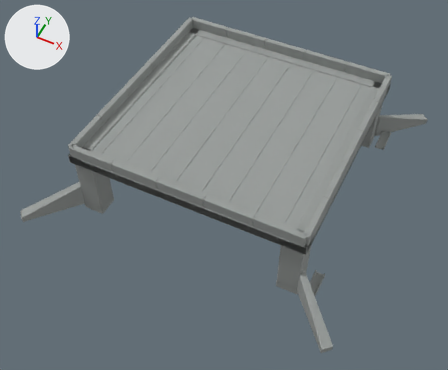
Renders of the Blender file assets/maps/infield/source/InfieldStructures.blend from each side of a commit.
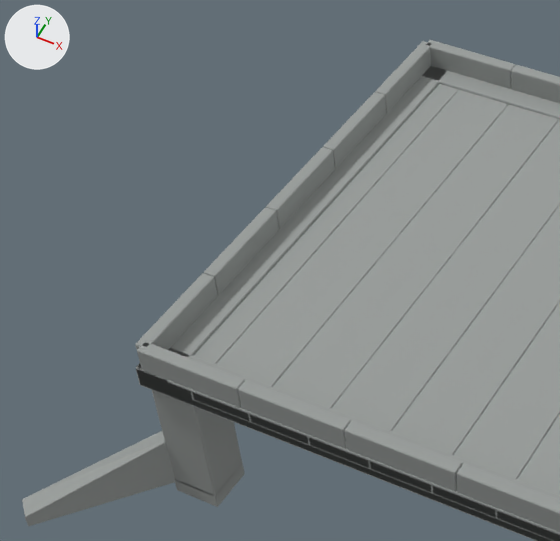
The first picture shows the older version from a 50 mm lens placed at (18.2, -39.4, 45.4), pointed at (0.2, -3.5, 0.5). The close-ups show the older and then the newer version on the part from 2% to 55% of the width and 0% to 62% of the height of that picture. Only the edits that show in the close-ups are written down. Lighting does not change. The marker at upper left points along +X, +Y and +Z. Objects named as collision shapes, trigger or cutter boxes, shadow casters or lower levels of detail are left out.

In view in the first close-up: 'DeckPanel00-col', 'DeckPanel01-col', 'DeckPanel02-col', 'DeckPanel03-col', 'DeckPanel04-col', 'DeckPanel05-col', 'EastWestEdgeBeam1-col', 'EastWestParapet1_2-col', 'EastWestParapet1_3-col', 'NorthSouthEdgeBeam-1-col', 'NorthSouthParapet-1_0-col', 'NorthSouthParapet-1_1-col', 'NorthSouthParapet-1_2-col', 'NorthSouthParapet-1_3-col', 'NorthSouthParapet-1_4-col', 'WestSouthPier-col', 'WestSouthRetainingWing-col' and 9 more.
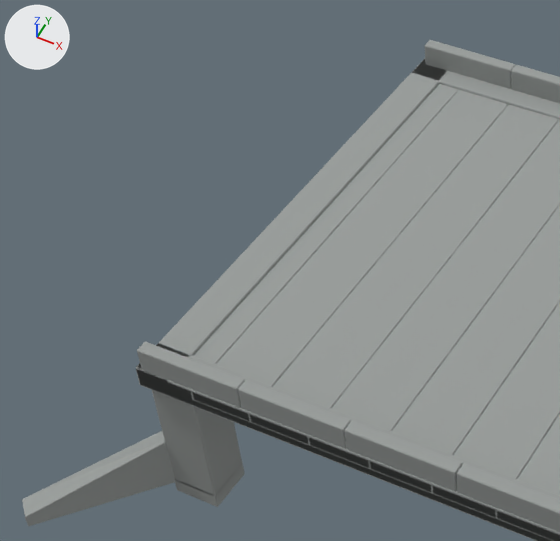
Location of each change, [x1, y1, x2, y2] in pixels of the close-ups (560 x 541 px):
'NorthSouthParapet-1_4-col', deleted: before [135, 273, 218, 350]
'NorthSouthParapet-1_3-col', deleted: before [204, 208, 279, 295]
'NorthSouthParapet-1_2-col', deleted: before [266, 147, 335, 229]
'NorthSouthParapet-1_1-col', deleted: before [323, 92, 386, 169]
'NorthSouthParapet-1_0-col', deleted: before [375, 41, 431, 113]

The change, as a diff of the scene's bpy script:
```diff
--- a/assets/maps/infield/source/InfieldStructures.blend.py
+++ b/assets/maps/infield/source/InfieldStructures.blend.py
@@ ob_northsouthparapet_1_0_col @@
-ob_northsouthparapet_1_0_col = bpy.data.objects.new('NorthSouthParapet-1_0-col', me_northsouthparapet_1_0)
-ob_northsouthparapet_1_0_col.location = (0.0, 0.0, 0.0)
-_m = ob_northsouthparapet_1_0_col.modifiers.new('Cast edge chamfer', 'BEVEL')
-_m.width = 0.06
-_m.width_pct = 0.06
-_m.segments = 2
@@ ob_northsouthparapet_1_1_col @@
-ob_northsouthparapet_1_1_col = bpy.data.objects.new('NorthSouthParapet-1_1-col', me_northsouthparapet_1_1)
-ob_northsouthparapet_1_1_col.location = (0.0, 0.0, 0.0)
-_m = ob_northsouthparapet_1_1_col.modifiers.new('Cast edge chamfer', 'BEVEL')
-_m.width = 0.06
-_m.width_pct = 0.06
-_m.segments = 2
@@ ob_northsouthparapet_1_2_col @@
-ob_northsouthparapet_1_2_col = bpy.data.objects.new('NorthSouthParapet-1_2-col', me_northsouthparapet_1_2)
-ob_northsouthparapet_1_2_col.location = (0.0, 0.0, 0.0)
-_m = ob_northsouthparapet_1_2_col.modifiers.new('Cast edge chamfer', 'BEVEL')
-_m.width = 0.06
-_m.width_pct = 0.06
-_m.segments = 2
@@ ob_northsouthparapet_1_3_col @@
-ob_northsouthparapet_1_3_col = bpy.data.objects.new('NorthSouthParapet-1_3-col', me_northsouthparapet_1_3)
-ob_northsouthparapet_1_3_col.location = (0.0, 0.0, 0.0)
-_m = ob_northsouthparapet_1_3_col.modifiers.new('Cast edge chamfer', 'BEVEL')
-_m.width = 0.06
-_m.width_pct = 0.06
-_m.segments = 2
@@ ob_northsouthparapet_1_4_col @@
-ob_northsouthparapet_1_4_col = bpy.data.objects.new('NorthSouthParapet-1_4-col', me_northsouthparapet_1_4)
-ob_northsouthparapet_1_4_col.location = (0.0, 0.0, 0.0)
-_m = ob_northsouthparapet_1_4_col.modifiers.new('Cast edge chamfer', 'BEVEL')
-_m.width = 0.06
-_m.width_pct = 0.06
-_m.segments = 2
```
